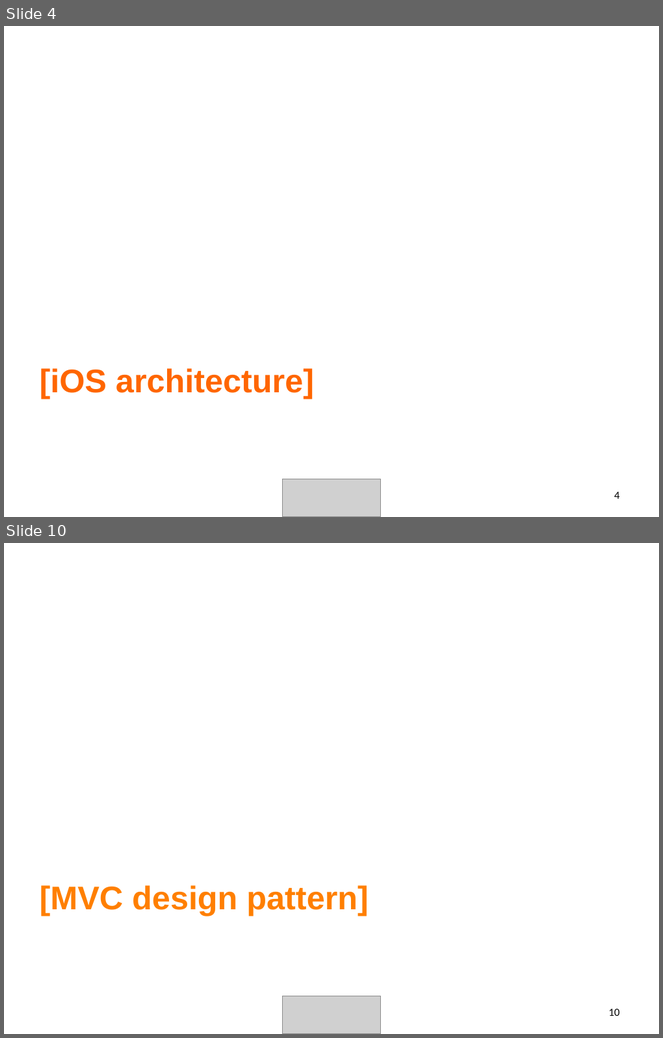
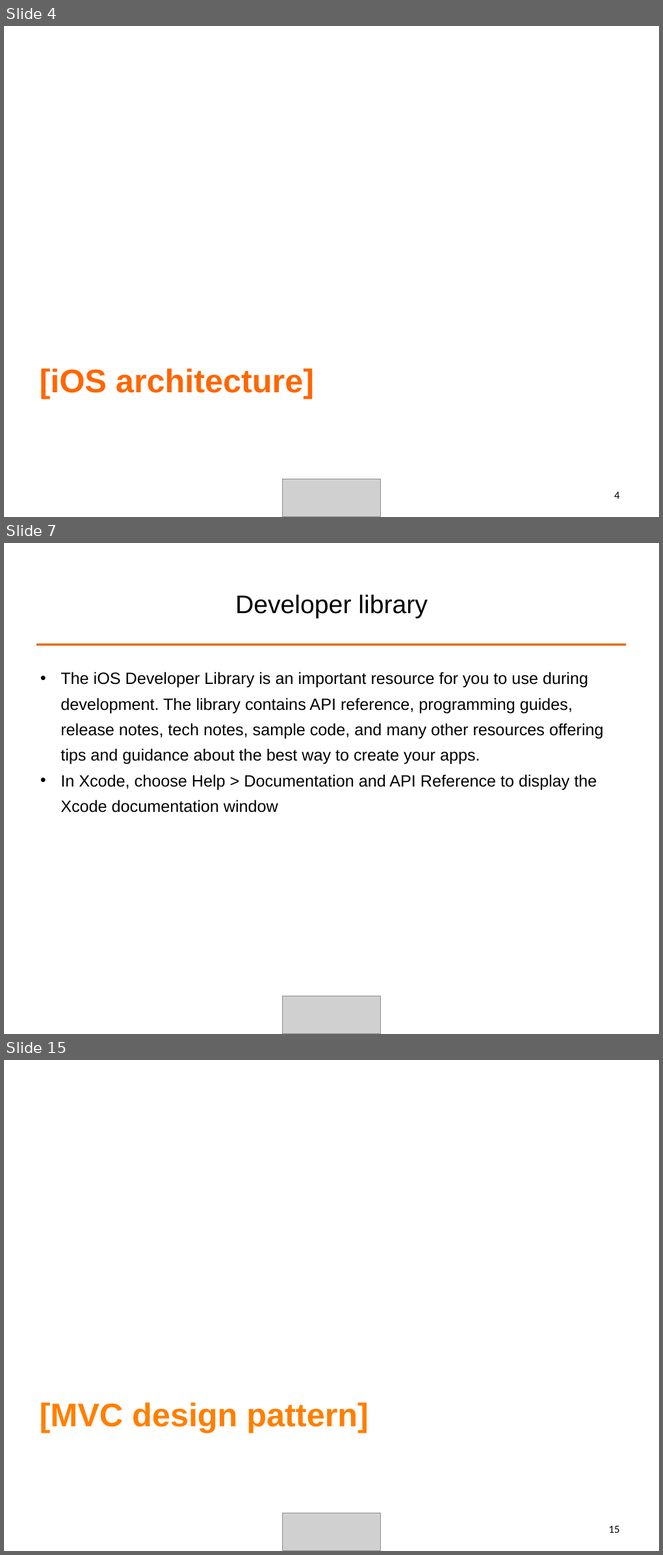
Before and after one commit to ALPHACamp/Camp-3-iOS-Dev, a slide deck: Class presentation/Week2 - Shyne/10-13-2014.ppt. Shown one above the other, each under a label of ours: slides 4 and 10 before the commit, slides 4, 7 and 15 after it; the slides between them are not shown. The pictures are 663x1038 and 663x1555 pixels, drawn with LibreOffice and Linux fonts; fonts in the diff are those of the drawing; grey boxes stand for pictures. Boxes give left, top, right and bottom in pixels: in the first picture for what was removed or moved away, otherwise in the second. Text is boxed around its words. In the diff, an @@ line names an element or a change of style, - is before the commit and + after.

```diff
--- a/Class presentation/Week2 - Shyne/10-13-2014.ppt
+++ b/Class presentation/Week2 - Shyne/10-13-2014.ppt
@@ slide 7 added at <box>4,543,659,1034</box>, background #FFFFFF @@
@@ title added at <box>235,594,428,618</box>, 28 pt, text #000000 @@
+Developer library
@@ line added from (36, 644) to (627, 644), #E46C0A 2.49 pt @@
@@ text added at <box>61,672,604,813</box>, 18 pt, text #000000 @@
+• The iOS Developer Library is an important resource for you to use during development. The library contains API reference, programming guides, release notes, tech notes, sample code, and many other resources offering tips and guidance about the best way to create your apps.
+• In Xcode, choose Help > Documentation and API Reference to display the Xcode documentation window
@@ picture added at <box>282,997,381,1034</box> @@
@@ what was slide 10 is now slide 15 @@
@@ page number at <box>609,1526,620,1533</box>: text changed @@
-10
+15
```
Also in this commit, not shown: 2 slides changed, 14 other slides added, 8 slides removed, 3 other files.
